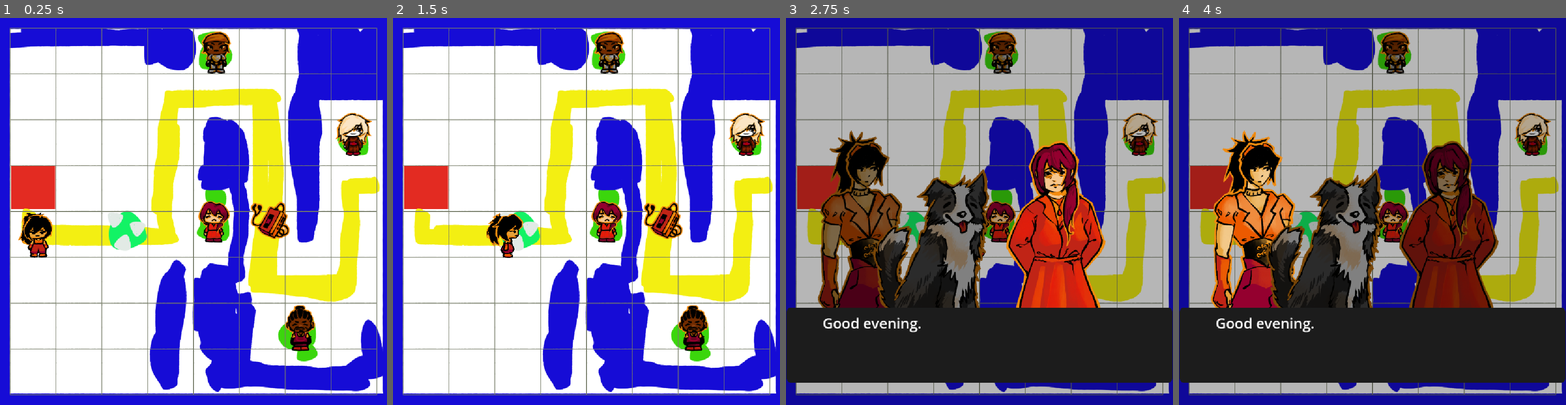
Above: before the commit, frames 1-4 (left to right).
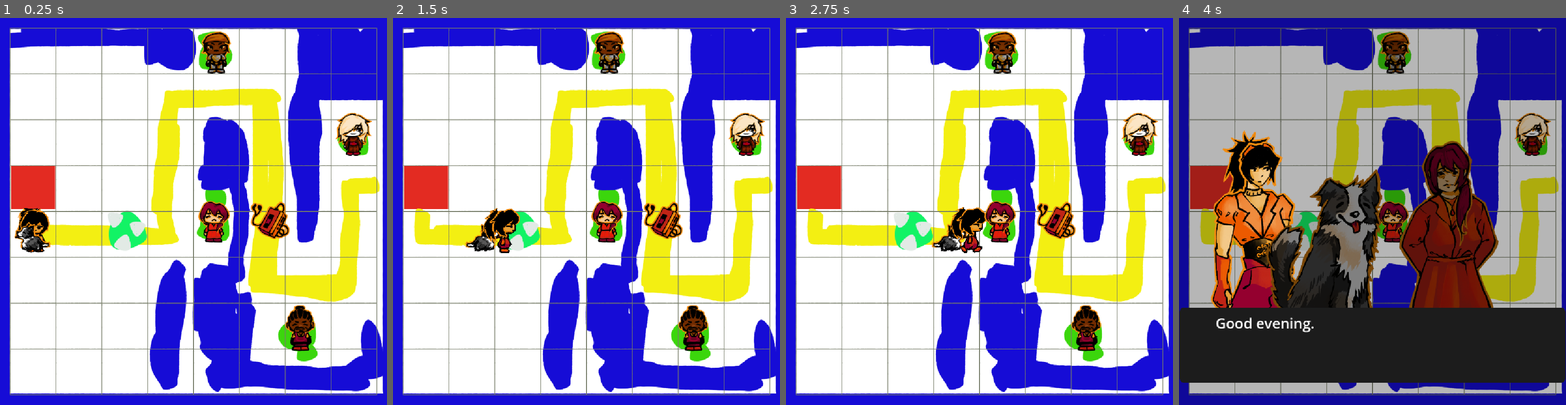
Above: after the commit, the same moments.

Repository: cannonheart/wgj2026
Game: Godot game, scene res://main.tscn
Two runs of this game, one before a commit and one after it. Both use one fixed random seed, a clock stepped at 60 frames per second and the inputs below.
Inputs (mouse positions are in pixels of both pictures, inside the frame that each line leads up to):
- Up to frame 1 (0.25 s): no input
- Up to frame 2 (1.5 s): tap Enter at 0.5 s; move the mouse to (671, 192) at 0.52 s; hold D (Right) 0.53-1.25 s; hold Shift 0.53-1.25 s; click (671, 192) at 0.67 s; drag from (509, 230) to (605, 219) at 1.27 s
- Up to frame 3 (2.75 s): tap Space at 2 s; move the mouse to (1018, 126) at 2.02 s; hold D (Right) from 2.03 s (still down); tap Ctrl at 2.1 s
- Up to frame 4 (4 s): release D (Right) at 2.75 s; drag from (1353, 288) to (1531, 134) at 2.77 s; click "Good evening." at 3.5 s

The runs differ from the first frame. In frame 1, 0.7% of the frame differs, in the area x 3-14%, y 49-62%; in frame 2, 0.9%; in frame 3, 99%, in the area x 0-100%, y 0-100%; in frame 4, less than 0.1%.

Commit message:
overworld dog added

Diff:
--- /dev/null
+++ b/Assets/Selma assets/DogAnimation/dog.tres
@@ -0,0 +1,41 @@
+[gd_resource type="SpriteFrames" format=3 uid="uid://cvw0ydh8ux5s8"]
+
+[ext_resource type="Texture2D" uid="uid://5cuabsqqhgvf" path="res://Assets/Selma assets/DogAnimation/Dog_back.png" id="1_33e7p"]
+[ext_resource type="Texture2D" uid="uid://djre4yxi7rhaw" path="res://Assets/Selma assets/DogAnimation/Dog_front.png" id="2_n5hq3"]
+[ext_resource type="Texture2D" uid="uid://bbciwtmbofmv6" path="res://Assets/Selma assets/DogAnimation/Dog_left.png" id="3_jk8dv"]
+[ext_resource type="Texture2D" uid="uid://ceqhx0y1qtleu" path="res://Assets/Selma assets/DogAnimation/Dog_right.png" id="4_7mkce"]
+
+[resource]
+animations = [{
+"frames": [{
+"duration": 1.0,
+"texture": ExtResource("1_33e7p")
+}],
+"loop": 1,
+"name": &"back",
+"speed": 5.0
+}, {
+"frames": [{
+"duration": 1.0,
+"texture": ExtResource("2_n5hq3")
+}],
+"loop": 1,
+"name": &"front",
+"speed": 5.0
+}, {
+"frames": [{
+"duration": 1.0,
+"texture": ExtResource("3_jk8dv")
+}],
+"loop": 1,
+"name": &"left",
+"speed": 5.0
+}, {
+"frames": [{
+"duration": 1.0,
+"texture": ExtResource("4_7mkce")
+}],
+"loop": 1,
+"name": &"right",
+"speed": 5.0
+}]
--- /dev/null
+++ b/Prefabs/dawg.gd
@@ -0,0 +1,37 @@
+extends AnimatedSprite2D
+
+var max_speed = 300.0
+var stop_distance = 50.0
+
+@export var target: Node2D
+
+@onready var last_pos = target.position
+
+
+func _physics_process(delta: float) -> void:
+	global_position = last_pos
+	var global_goal = target.global_position
+
+	var diff = global_goal - global_position
+
+	if diff.length_squared() > stop_distance * stop_distance:
+		global_position = global_position + diff.normalized() * max_speed * delta
+		last_pos = global_position
+		var direction = ""
+		if abs(diff.x) > abs(diff.y):
+			if diff.x < 0:
+				direction = "left"
+			else:
+				direction = "right"
+		else:
+			if diff.y > 0:
+				direction = "front"
+			else:
+				direction = "back"
+		play(direction)
+
+
+		if position.y > 1:
+			z_index = 1
+		else:
+			z_index = -1
--- a/Prefabs/player.tscn
+++ b/Prefabs/player.tscn
@@ -17,6 +17,8 @@
 [ext_resource type="Texture2D" uid="uid://bf1yiqb84bur4" path="res://Assets/Selma assets/McAnimation/MC_right_frame2.png" id="15_di5ps"]
 [ext_resource type="Texture2D" uid="uid://dk42vdokv5mvi" path="res://Assets/Selma assets/McAnimation/MC_right_frame3.png" id="16_qkk0s"]
 [ext_resource type="Texture2D" uid="uid://cj2ptw462bgrq" path="res://Assets/Selma assets/McAnimation/MC_right_frame4.png" id="17_ygfkb"]
+[ext_resource type="SpriteFrames" uid="uid://cvw0ydh8ux5s8" path="res://Assets/Selma assets/DogAnimation/dog.tres" id="18_and0b"]
+[ext_resource type="Script" uid="uid://d2rxbvssimwof" path="res://Prefabs/dawg.gd" id="18_wphcr"]
 
 [sub_resource type="SpriteFrames" id="SpriteFrames_67wck"]
 animations = [{
@@ -113,4 +115,10 @@
 [node name="CollisionShape2D" type="CollisionShape2D" parent="." unique_id=82019225]
 shape = SubResource("RectangleShape2D_6ny05")
 
+[node name="dawg" type="AnimatedSprite2D" parent="." unique_id=1936800167 node_paths=PackedStringArray("target")]
+sprite_frames = ExtResource("18_and0b")
+animation = &"left"
+script = ExtResource("18_wphcr")
+target = NodePath("..")
+
 [connection signal="body_shape_entered" from="." to="." method="_on_body_shape_entered"]
--- a/Scripts/dialog_trigger_bread.gd
+++ b/Scripts/dialog_trigger_bread.gd
@@ -12,11 +12,12 @@
 func OnDialogStop():
 	print("stopping everythign")
 	music_manager.stop_music()
+	overworld.queue_free()
 
 	var tw = get_tree().create_tween()
-	tw.tween_interval(1.0)
+	tw.tween_interval(3.0)
 	tw.tween_callback(func():
-		overworld.queue_free()
+		player.queue_free()
 
 		var inst = credits.instantiate()
 		camera.add_child(inst)
--- a/main.tscn
+++ b/main.tscn
@@ -70,7 +70,7 @@
 script = ExtResource("1_kek77")
 
 [node name="Player" parent="Overworld" unique_id=504275825 groups=["player"] instance=ExtResource("1_0xm2m")]
-position = Vector2(-441, 66)
+position = Vector2(-450, 52)
 lock_rotation = true
 
 [node name="world" type="Node2D" parent="Overworld" unique_id=393911339]
@@ -257,7 +257,7 @@
 [node name="forgot-bread" type="Area2D" parent="Overworld/world/act3-2" unique_id=2043027775 node_paths=PackedStringArray("overworld", "music_manager") groups=["SceneTransitions"]]
 position = Vector2(2609, 320)
 script = ExtResource("29_htxhm")
-overworld = NodePath("../../..")
+overworld = NodePath("../..")
 credits = ExtResource("33_b1qrp")
 music_manager = NodePath("../../../../music")
 scene = ExtResource("30_jq2sk")
--- a/project.godot
+++ b/project.godot
@@ -87,3 +87,4 @@
 rendering_device/driver.windows="d3d12"
 renderer/rendering_method="gl_compatibility"
 renderer/rendering_method.mobile="gl_compatibility"
+environment/defaults/default_clear_color=Color(0, 0, 0, 1)
Not shown, added: Prefabs/dawg.gd.uid
